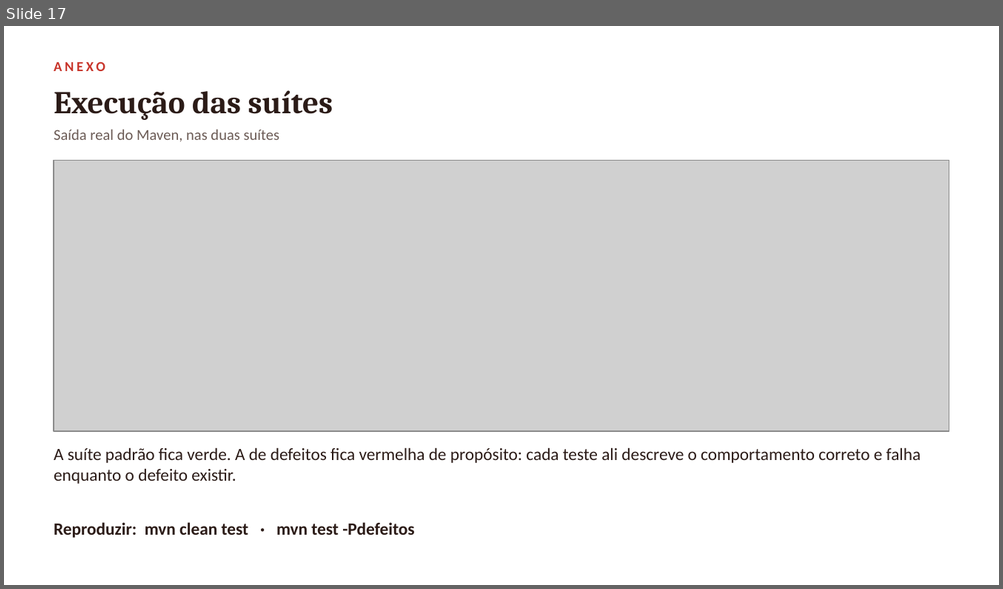
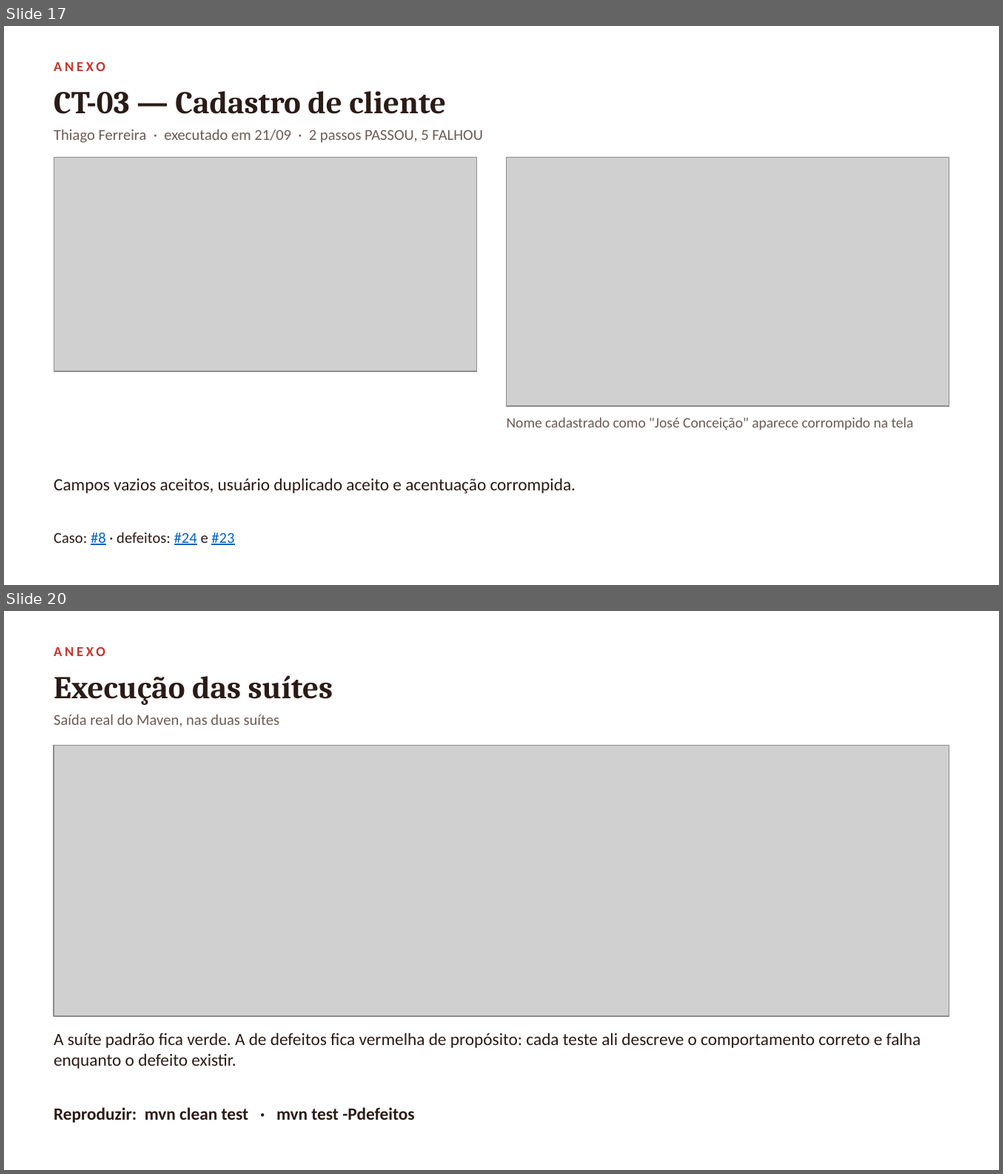
Before and after one commit to vini-pinheiro/trabalho-qualidade-e-teste-de-software, a slide deck: docs/entrega-1/apresentacao/apresentacao-entrega-1.pptx. Shown one above the other, each under a label of ours: slide 17 before the commit, slides 17 and 20 after it; the slides between them are not shown. The pictures are 1003x589 and 1003x1174 pixels, drawn with LibreOffice and Linux fonts; fonts in the diff are those of the drawing; grey boxes stand for pictures. Boxes give left, top, right and bottom in pixels: in the first picture for what was removed or moved away, otherwise in the second. Text is boxed around its words. In the diff, an @@ line names an element or a change of style, - is before the commit and + after.

Commit message:
docs: anexos com um slide por integrante e links clicáveis
- link do repositório visível na abertura, no encerramento e nos anexos
- toda referência #NN vira link para a issue correspondente (56 links no deck)
- um anexo por integrante: cabeçalho do documento do caso e tela do sistema
- telas extraídas dos prints anexados aos próprios casos de teste

```diff
--- a/docs/entrega-1/apresentacao/apresentacao-entrega-1.pptx
+++ b/docs/entrega-1/apresentacao/apresentacao-entrega-1.pptx
@@ slide 17 added at (4,26,999,585), background #FFFFFF @@
@@ text added at (54,62,105,71), 10 pt, text #C8352B, bold @@
+ANEXO
@@ text added at (54,91,446,114), 23 pt, text #2B1B17, bold @@
+CT-03 — Cadastro de cliente
@@ text added at (54,129,482,143), 11 pt, text #6B5B55 @@
+Thiago Ferreira · executado em 21/09 · 2 passos PASSOU, 5 FALHOU
@@ picture added at (54,157,476,371) @@
@@ picture added at (506,157,949,406) @@
@@ text added at (506,417,913,431), 10.5 pt, text #6B5B55 @@
+Nome cadastrado como "José Conceição" aparece corrompido na tela
@@ text added at (54,478,576,494), 12.5 pt, text #2B1B17 @@
+Campos vazios aceitos, usuário duplicado aceito e acentuação corrompida.
@@ text added at (54,532,234,545), 11 pt, text #2B1B17 @@
+Caso: #8 · defeitos: #24 e #23
@@ what was slide 17 is now slide 20 @@
```
Also in this commit, not shown: 14 slides changed, 4 other slides added, 2 slides removed, 11 other files.
